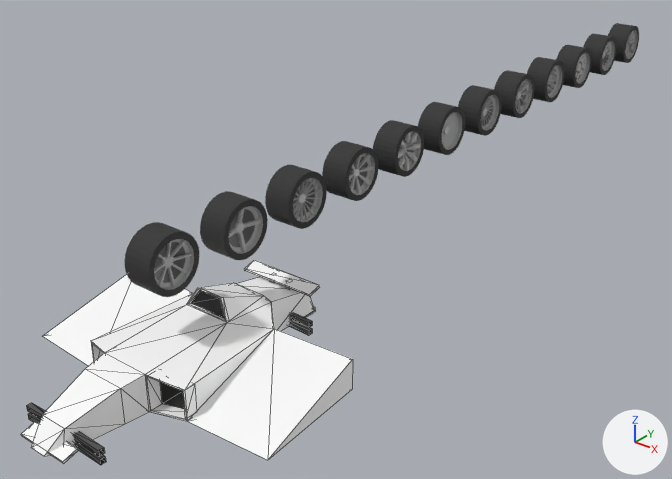
Renders of the glTF model models/car.glb from each side of a commit.
Before and after are seen from a camera (50 mm lens) standing at (6.41, -5.29, 5.15) and looking at (-0.77, 3.68, -0.41). Every picture has the same lights, and +X, +Y and +Z are marked at lower right. The older version comes first. Mesh edges are drawn as thin lines on the coarser meshes. Objects named as collision shapes, trigger or cutter boxes, shadow casters or lower levels of detail are left out. Vertices at exactly the same position are counted once.

The first picture shows 'Body', 'Suspension', 'Wheel0', 'Wheel1', 'Wheel10', 'Wheel2', 'Wheel3', 'Wheel4', 'Wheel5', 'Wheel6', 'Wheel7', 'Wheel8' and 2 more.
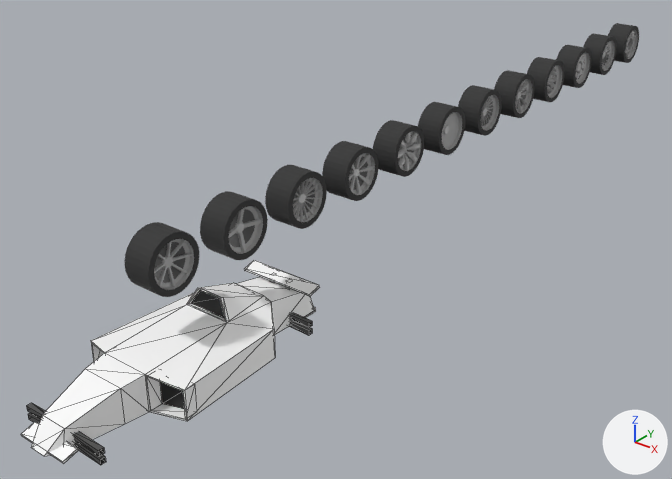
The change, as JSON lines over the scene's bpy script:
```json
{"block": "me_body", "where": "# used by ob_body; location = (0.0, 0.0, 0.0)"}
{"op": "remove", "block": "me_body", "code": "me_body.from_pydata(...)  # 105 vertices, 182 faces; spans x -1.7..1.7, y -1.65..1.94, z -0.34..0.38"}
{"op": "add", "block": "me_body", "code": "me_body.from_pydata(...)  # 99 vertices, 170 faces; spans x -0.7..0.7, y -1.65..1.94, z -0.34..0.38"}
{"block": "me_body", "change": "me_body part 1"}
{"block": "me_body", "change": "6 vertices are removed from x -1.7..1.7, y -0.4..0.96, z -0.34..0.02"}
{"block": "me_body", "change": "14 faces are deleted"}
{"block": "me_body", "change": "2 new faces join them, mat_main (white #ffffff)"}
```

Pixel boxes [x1, y1, x2, y2] of what changed, in the pictures (672 x 479 px):
```json
{"object": "Body", "change": "reshaped", "before": [21, 260, 353, 464], "after": [21, 260, 319, 464], "on screen": "10% narrower"}
{"part": 1, "of": "me_body", "change": "cut back", "before": [42, 274, 353, 460], "after": [190, 330, 275, 419]}
```
